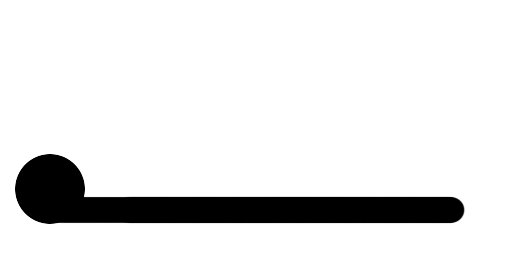
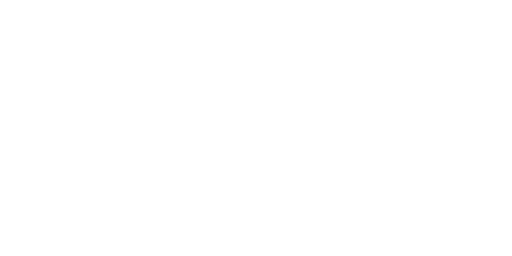
Layers edited between the first and the second 512 × 256 image:
hid "楕円形 1", painted on it over <box>15,154,85,224</box>
hid "レイヤー 2", painted on it over <box>15,196,465,224</box>
added layer "CANCEL" above "TITLE" over <box>49,154,84,181</box>